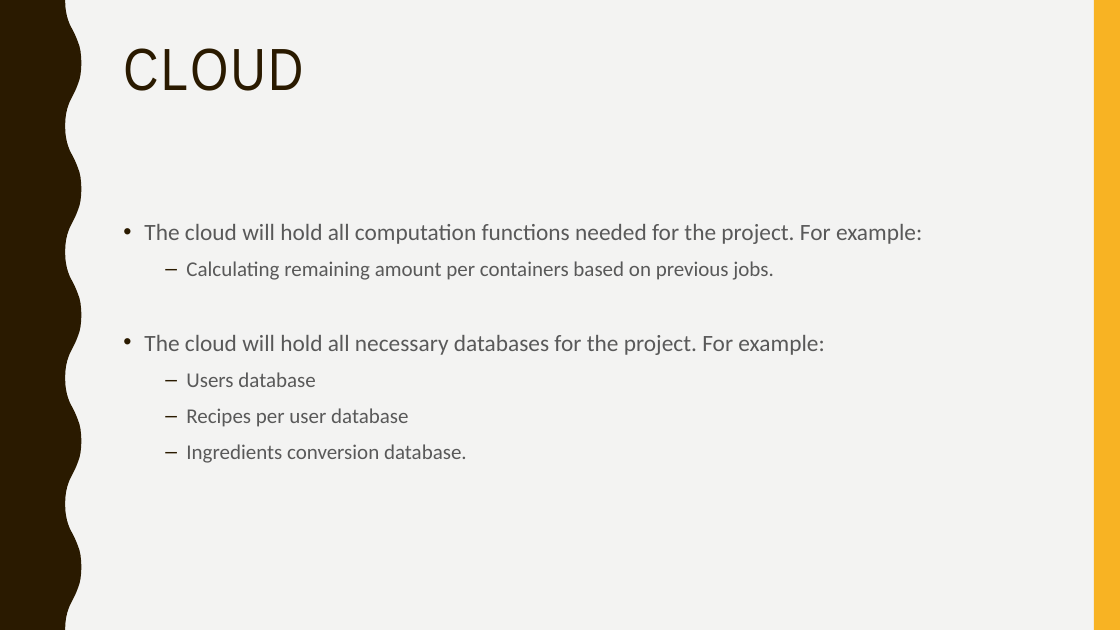
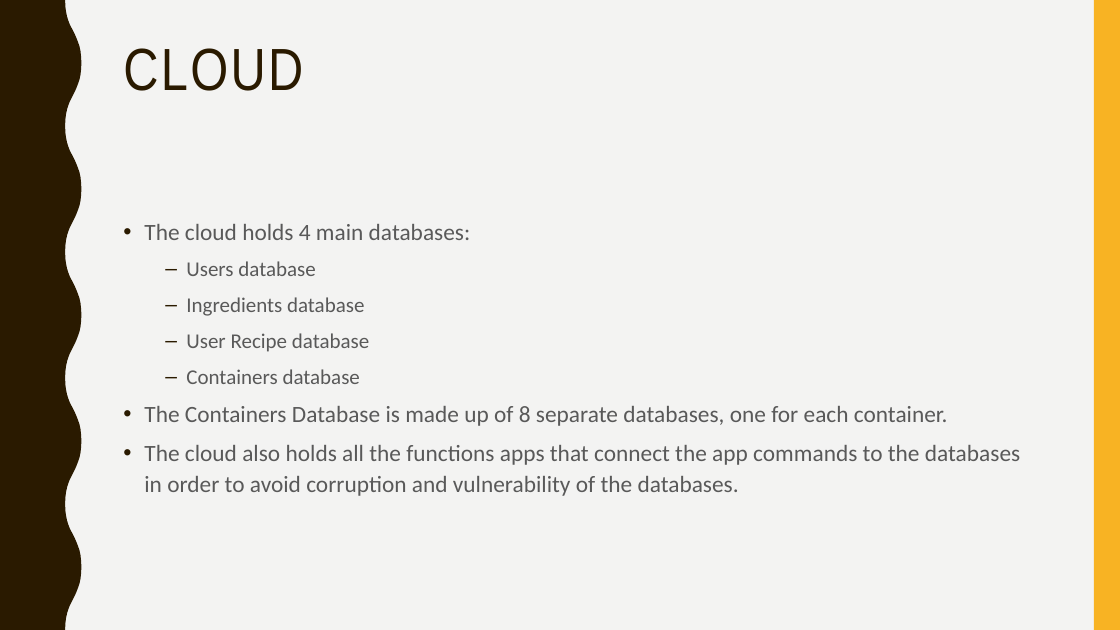
Before and after one commit to MetalYos/ArduinoProject, a slide deck: slide 10 of Project.pptx (slide 8 before the commit). Drawn at 1120x630 pixels with LibreOffice and Linux fonts; fonts in the diff are those of the drawing. Boxes give left, top, right and bottom in pixels: in the first picture for what was removed or moved away, otherwise in the second. Text is boxed around its words. In the diff, an @@ line names an element or a change of style, - is before the commit and + after.

```diff
--- a/Project.pptx
+++ b/Project.pptx
@@ text at box(144, 224, 471, 240): text changed @@
-• The cloud will hold all computation functions needed for the project. For example:
-  – Calculating remaining amount per containers based on previous jobs.
-• The cloud will hold all necessary databases for the project. For example:
+• The cloud holds 4 main databases:
@@ text at box(144, 297, 1020, 496): text changed; size 18 to 20 pt @@
-  – Recipes per user database
-  – Ingredients conversion database.
+  – Ingredients database
+  – User Recipe database
+  – Containers database
+• The Containers Database is made up of 8 separate databases, one for each container.
+• The cloud also holds all the functions apps that connect the app commands to the databases in order to avoid corruption and vulnerability of the databases.
```
Also in this commit, not shown: 3 other slides changed, 6 slides added, 3 slides removed, 1 other file.
